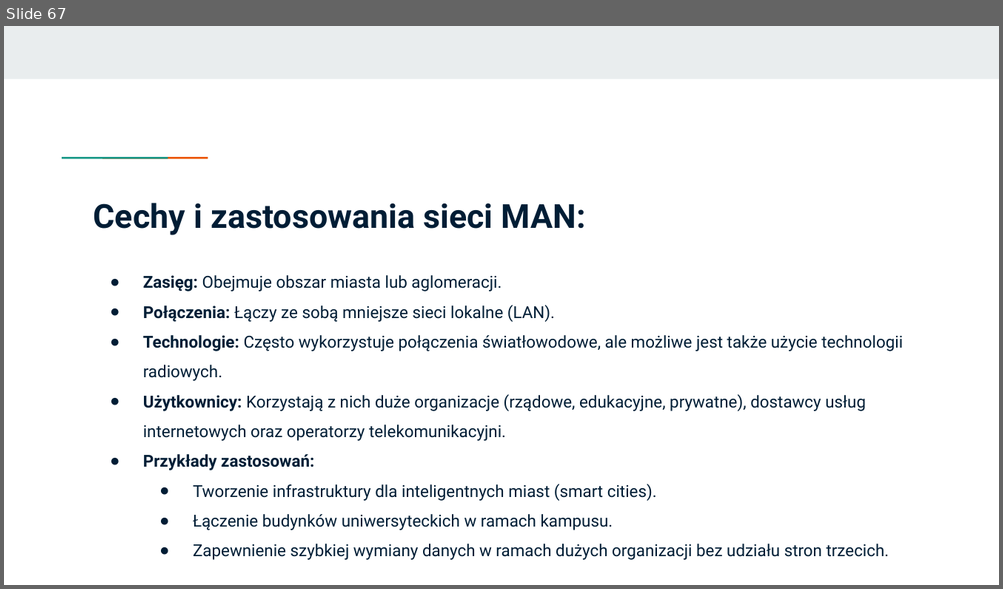
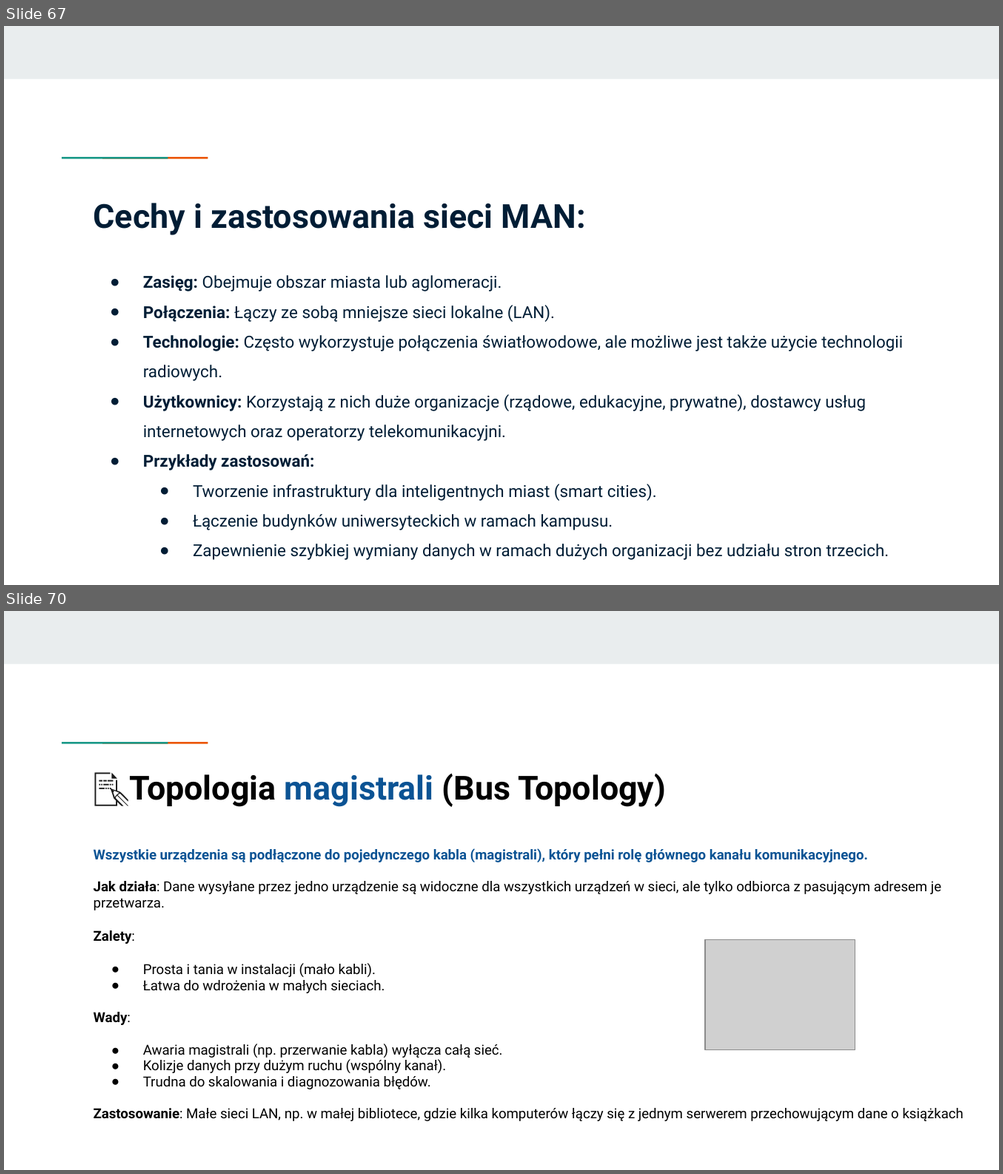
Before and after one commit to KasiaKasia/PRZEDMIOTY, a slide deck: ZASTOSOWANIE_INFORMATYKI/1A-gr_2/Zastosowanie informatyki - 1A gr. 2.pptx. Shown one above the other, each under a label of ours: slide 67 before the commit, slides 67 and 70 after it; the slides between them are not shown. The pictures are 1003x589 and 1003x1174 pixels, drawn with LibreOffice and Linux fonts; fonts in the diff are those of the drawing; grey boxes stand for pictures. Boxes give left, top, right and bottom in pixels: in the first picture for what was removed or moved away, otherwise in the second. Text is boxed around its words. In the diff, an @@ line names an element or a change of style, - is before the commit and + after.

Commit message:
[feat] - Zastosowanie informatyki

```diff
--- a/ZASTOSOWANIE_INFORMATYKI/1A-gr_2/Zastosowanie informatyki - 1A gr. 2.pptx
+++ b/ZASTOSOWANIE_INFORMATYKI/1A-gr_2/Zastosowanie informatyki - 1A gr. 2.pptx
@@ slide 70 added at (x1=4, y1=611, x2=999, y2=1170), background #FFFFFF; not listed: 3 template elements that a slide beside it also shows @@
@@ title added at (x1=130, y1=773, x2=666, y2=807), 24 pt, text #000000, bold @@
+📝Topologia magistrali (Bus Topology)
@@ text added at (x1=94, y1=849, x2=963, y2=1122), 10 pt, text #000000 @@
+Wszystkie urządzenia są podłączone do pojedynczego kabla (magistrali), który pełni rolę głównego kanału komunikacyjnego.
+Jak działa: Dane wysyłane przez jedno urządzenie są widoczne dla wszystkich urządzeń w sieci, ale tylko odbiorca z pasującym adresem je przetwarza.
+Zalety:
+● Prosta i tania w instalacji (mało kabli).
+● Łatwa do wdrożenia w małych sieciach.
+Wady:
+● Awaria magistrali (np. przerwanie kabla) wyłącza całą sieć.
+● Kolizje danych przy dużym ruchu (wspólny kanał).
+● Trudna do skalowania i diagnozowania błędów.
+Zastosowanie: Małe sieci LAN, np. w małej bibliotece, gdzie kilka komputerów łączy się z jednym serwerem przechowującym dane o książkach
@@ picture added at (x1=706, y1=940, x2=855, y2=1051) @@
```
Also in this commit, not shown: 6 slides changed, 7 other slides added, 1 other file.
